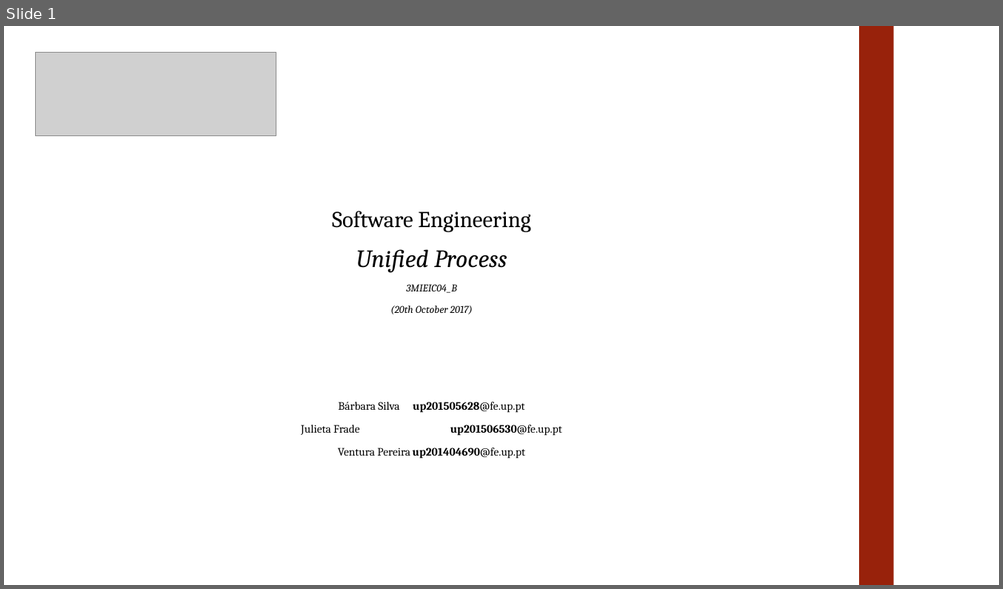
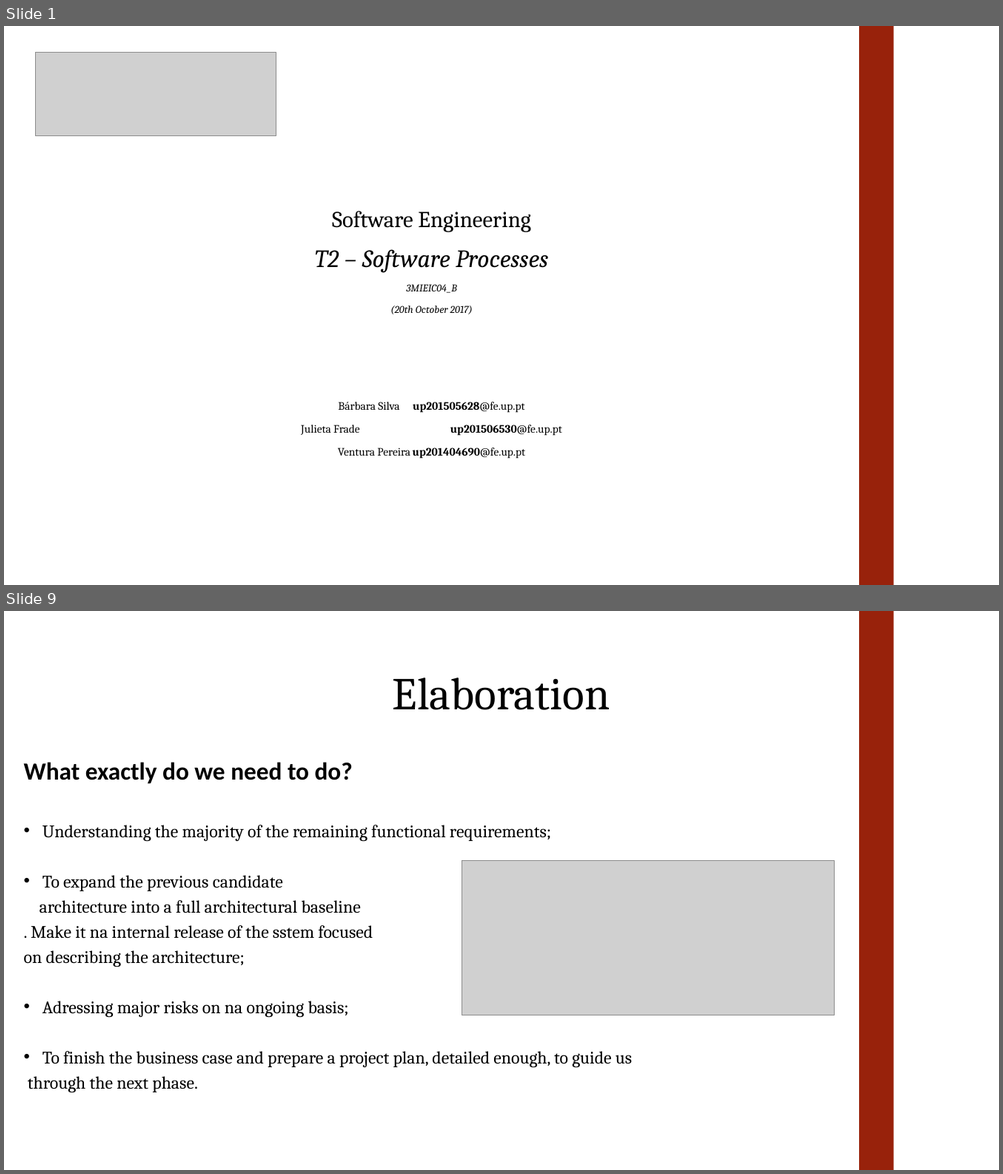
Before and after one commit to julietafrade97/feup-esof, a slide deck: T2/Presentation.pptx. Shown one above the other, each under a label of ours: slide 1 before the commit, slides 1 and 9 after it; the slides between them are not shown. The pictures are 1003x589 and 1003x1174 pixels, drawn with LibreOffice and Linux fonts; fonts in the diff are those of the drawing; grey boxes stand for pictures. Boxes give left, top, right and bottom in pixels: in the first picture for what was removed or moved away, otherwise in the second. Text is boxed around its words. In the diff, an @@ line names an element or a change of style, - is before the commit and + after.

```diff
--- a/T2/Presentation.pptx
+++ b/T2/Presentation.pptx
@@ slide 9 added at (4,611,999,1170), background #FFFFFF @@
@@ rectangle added at (859,611,893,1170), fill #98220B @@
@@ title added at (392,678,610,710), 44 pt, text #000000 @@
+Elaboration
@@ text added at (24,762,632,1093), 17 pt, text #000000 @@
+What exactly do we need to do?
+• Understanding the majority of the remaining functional requirements;
+• To expand the previous candidate
+architecture into a full architectural baseline
+. Make it na internal release of the sstem focused
+on describing the architecture;
+• Adressing major risks on na ongoing basis;
+• To finish the business case and prepare a project plan, detailed enough, to guide us
+through the next phase.
@@ picture added at (462,861,834,1015) @@
@@ slide 1 changed as well @@
@@ text at (315,249,548,273): text changed @@
-Unified Process
+T2 – Software Processes
```
Also in this commit, not shown: 23 other slides added, 1 slide removed.
